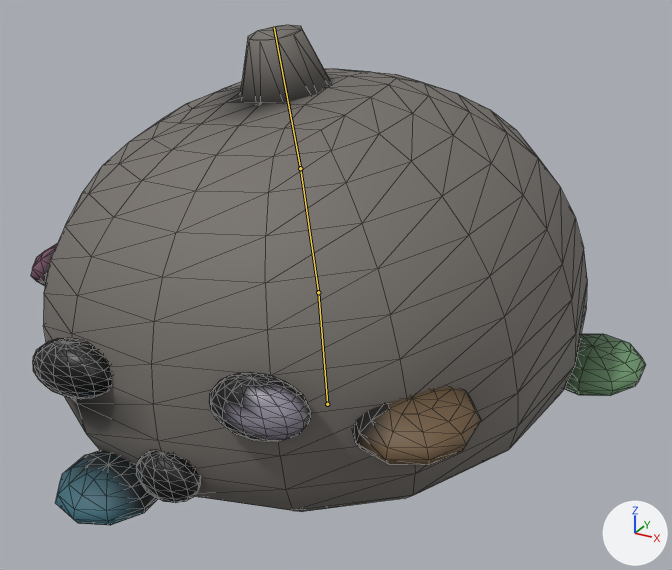
What one commit did to the glTF model public/models/mouhitotsunokage.glb.
Both versions are drawn from a camera (50 mm lens) standing at (0.238, -0.423, 0.336) and looking at (0.01, -0.008, 0.129). The axes (+X, +Y, +Z) are drawn at lower right. The lights are the same throughout. The older version comes first. Both versions are drawn at frame 5 of the action 'die'; the numbers are the values there. The bones that bend it are drawn over the model as lines. Mesh edges are drawn as thin lines.

In view in the first picture: 'mouhitotsunokage'.
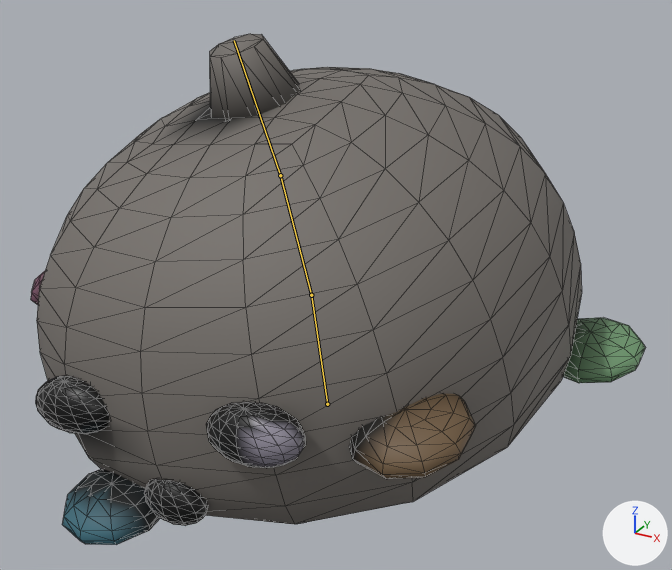
Where the change shows, as pixel boxes [x1, y1, x2, y2] in the pictures (672 x 570 px):
'mouhitotsunokage', posed: before [31, 25, 646, 525]; after [31, 34, 645, 545]
bone 'root-stem', root to tip: before (327, 404) to (318, 292); after (327, 404) to (311, 295)
bone 'stem-capbase', root to tip: before (318, 292) to (300, 168); after (311, 295) to (280, 175)
bone 'capbase-captop', root to tip: before (300, 168) to (274, 27); after (280, 175) to (234, 40)

The edits, one by one:
Bone 'root-stem' (bone_root_stem) turns from (4, 0, 2) to (7, 0, 4) degrees about its own x, y and z.
Bone 'stem-capbase' (bone_stem_capbase) turns from (3, 0, 2) to (5, 0, 3) degrees about its own x, y and z.
Bone 'capbase-captop' (bone_capbase_captop) turns from (2, 0, 1) to (4, 0, 2) degrees about its own x, y and z.
